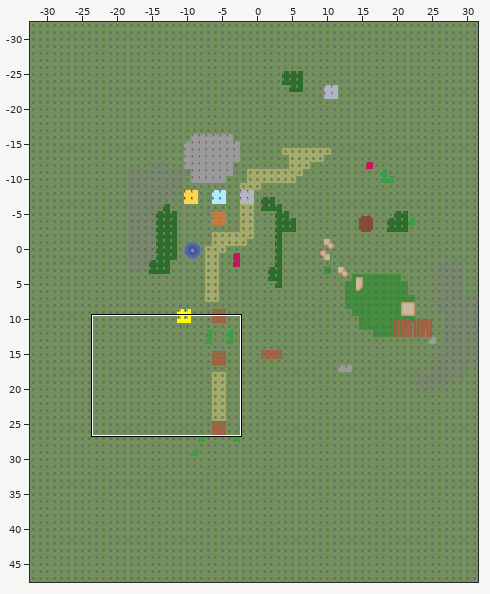
Tiled map: games/pizza/tiled/testMap1.tmx. Above: a wide view before the commit, with the close-up outlined.
Close-up. Before:
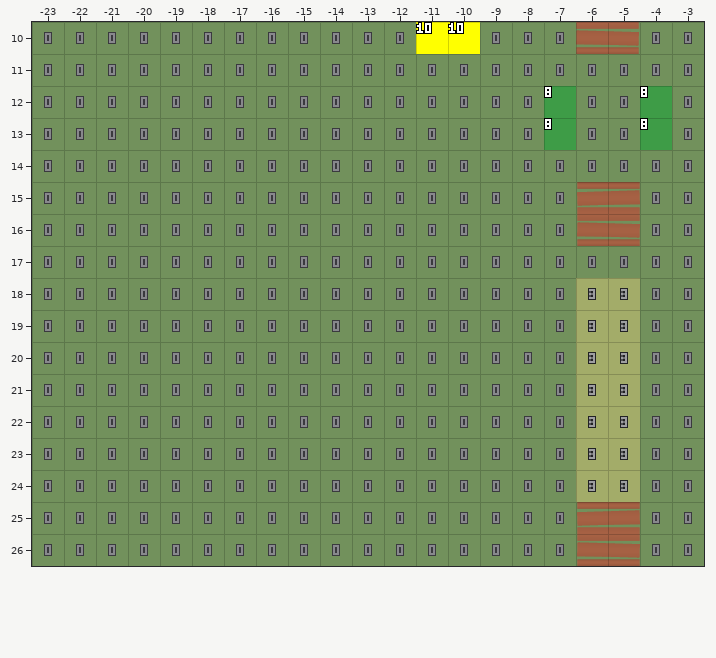
Cells are 32x32 px. Shown: x -23..-3, y 10..26. The commit also changed other parts of the map, which this record leaves out.
Now the later version:
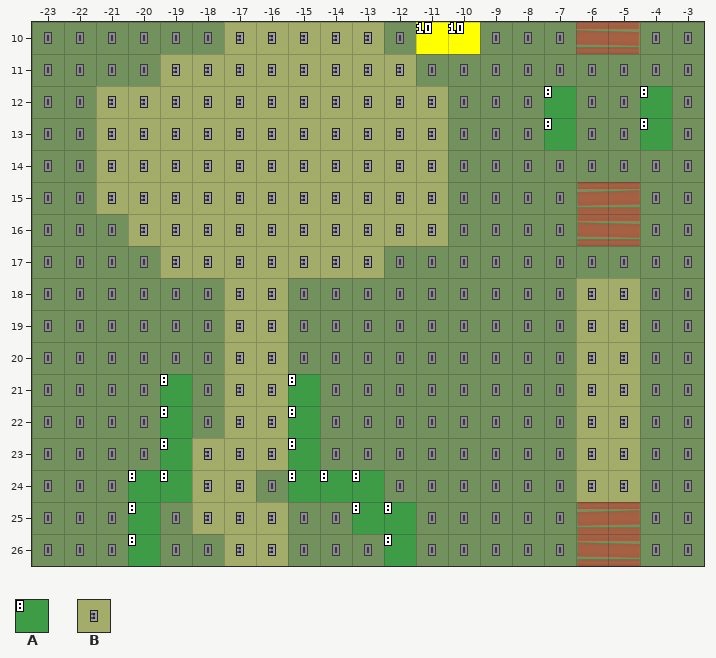
Key: from "resources": A 8; from "tileset": B 3.
_ is an empty cell.
See-through tiles are keyed as they look on the map.
Changes in this commit:
Layer "groundLayer2":
y 10: x -17..-13 _____ -> BBBBB
y 11: x -19..-12 ________ -> BBBBBBBB
y 12..15: x -21..-11 ___________ -> BBBBBBBBBBB
y 16: x -20..-11 __________ -> BBBBBBBBBB
y 17: x -19..-13 _______ -> BBBBBBB
y 18..22: x -17..-16 __ -> BB
y 23: x -18..-16 ___ -> BBB
y 24: x -18..-17 __ -> BB
y 25: x -18..-16 ___ -> BBB
y 26: x -17..-16 __ -> BB
Layer "resourcesLayer":
y 21..23: x -19 _ -> A; x -15 _ -> A
y 24: x -20..-19 __ -> AA; x -15..-13 ___ -> AAA
y 25: x -20 _ -> A; x -13..-12 __ -> AA
y 26: x -20 _ -> A; x -12 _ -> A
